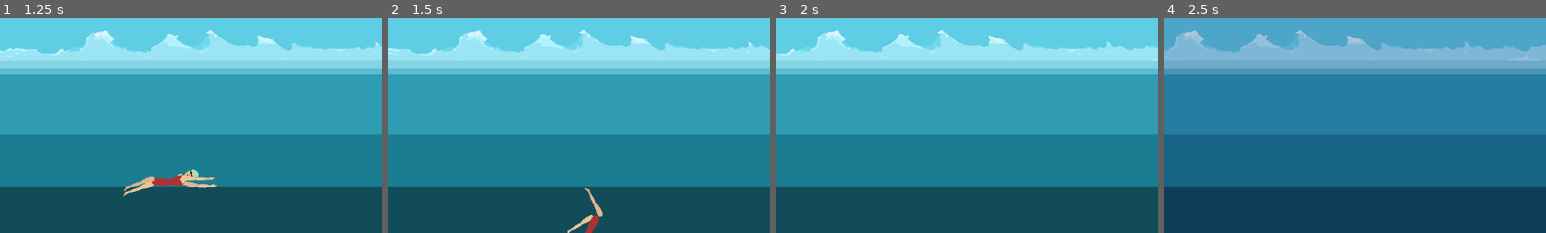
Above: before the commit, frames 1-4 (left to right).
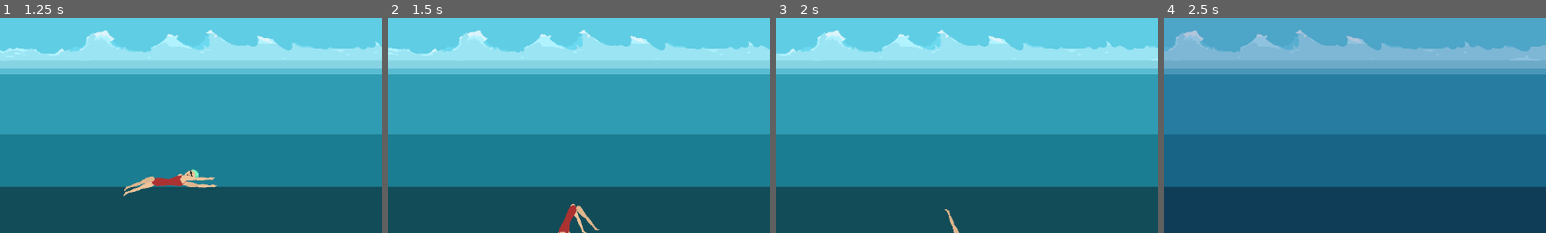
Above: after the commit, the same moments.

Repository: acnolan/Pixel-Game-Jam-2024
Game: Godot game, scene res://scenes/menu/start_screen.tscn
The game is run twice, just before and just after one commit, with the same random seed, the same clock (stepped at 60 frames per second) and the same inputs.
Inputs:
- Up to frame 1 (1.25 s): click "Play" at 0.5 s
- Up to frame 2 (1.5 s): hold W from 1.28 s (still down); tap I at 1.35 s
- Up to frame 3 (2 s): keep holding W
- Up to frame 4 (2.5 s): release W at 2.03 s; hold S from 2.03 s (still down); tap M at 2.1 s
The pictures show only the part of the screen within x 28-78%, y 50-100%; the shares and areas given below are measured in that part.

Frame 1 is identical in both runs. In frame 2, 0.9% of the frame differs, in the area x 44-57%, y 79-100%; in frame 3, 0.1%; in frame 4, nothing differs.

Commit message:
adjustment to legs and water splash color

Diff:
--- a/scenes/player/swimmer.tscn
+++ b/scenes/player/swimmer.tscn
@@ -135,9 +135,13 @@
 
 
 # Called every frame. 'delta' is the elapsed time since the previous frame.
+#old code  apply_central_impulse(Vector2(0,-50))
+#apply_torque(-80)
+
+
 func _process(delta):
 	if Input.is_key_label_pressed(KEY_I):
-		apply_central_impulse(Vector2(0,-50))
+		apply_central_impulse(Vector2(0,-30))
 		apply_torque(-80)
 "
 
@@ -157,7 +161,7 @@
 # Called every frame. 'delta' is the elapsed time since the previous frame.
 func _process(delta):
 	if Input.is_key_label_pressed(KEY_M):
-		apply_central_impulse(Vector2(0,-50))
+		apply_central_impulse(Vector2(0,-30))
 		apply_torque(-80)
 "
 
@@ -172,9 +176,10 @@
 
 
 # Called every frame. 'delta' is the elapsed time since the previous frame.
+#old values Vector2(200,100), Vector2(0, 16)
 func _process(delta):
 	if Input.is_key_label_pressed(KEY_W):
-		apply_impulse(Vector2(200,100), Vector2(0, 16))
+		apply_impulse(Vector2(0,-50))
 		apply_torque(80)
 "
 
@@ -191,7 +196,7 @@
 # Called every frame. 'delta' is the elapsed time since the previous frame.
 func _process(delta):
 	if Input.is_key_label_pressed(KEY_S):
-		apply_impulse(Vector2(200,100), Vector2(0, 16))
+		apply_impulse(Vector2(0,-50))
 		apply_torque(80)
 "
 
--- a/scenes/water/splash.tscn
+++ b/scenes/water/splash.tscn
@@ -13,7 +13,7 @@
 gravity = Vector3(0, 98, 0)
 
 [node name="Splash" type="GPUParticles2D"]
-self_modulate = Color(0, 0.576471, 1, 1)
+self_modulate = Color(0.341176, 0.741176, 0.811765, 1)
 scale = Vector2(1.5, 1.5)
 amount = 75
 process_material = SubResource("ParticleProcessMaterial_kxu3k")
